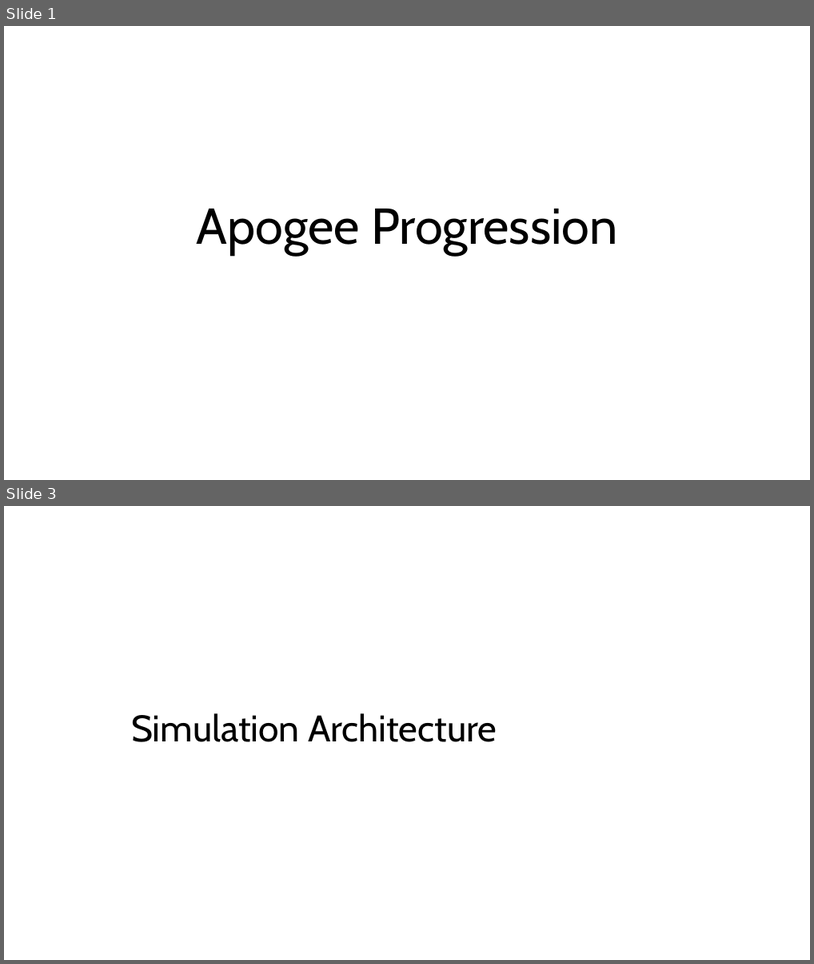
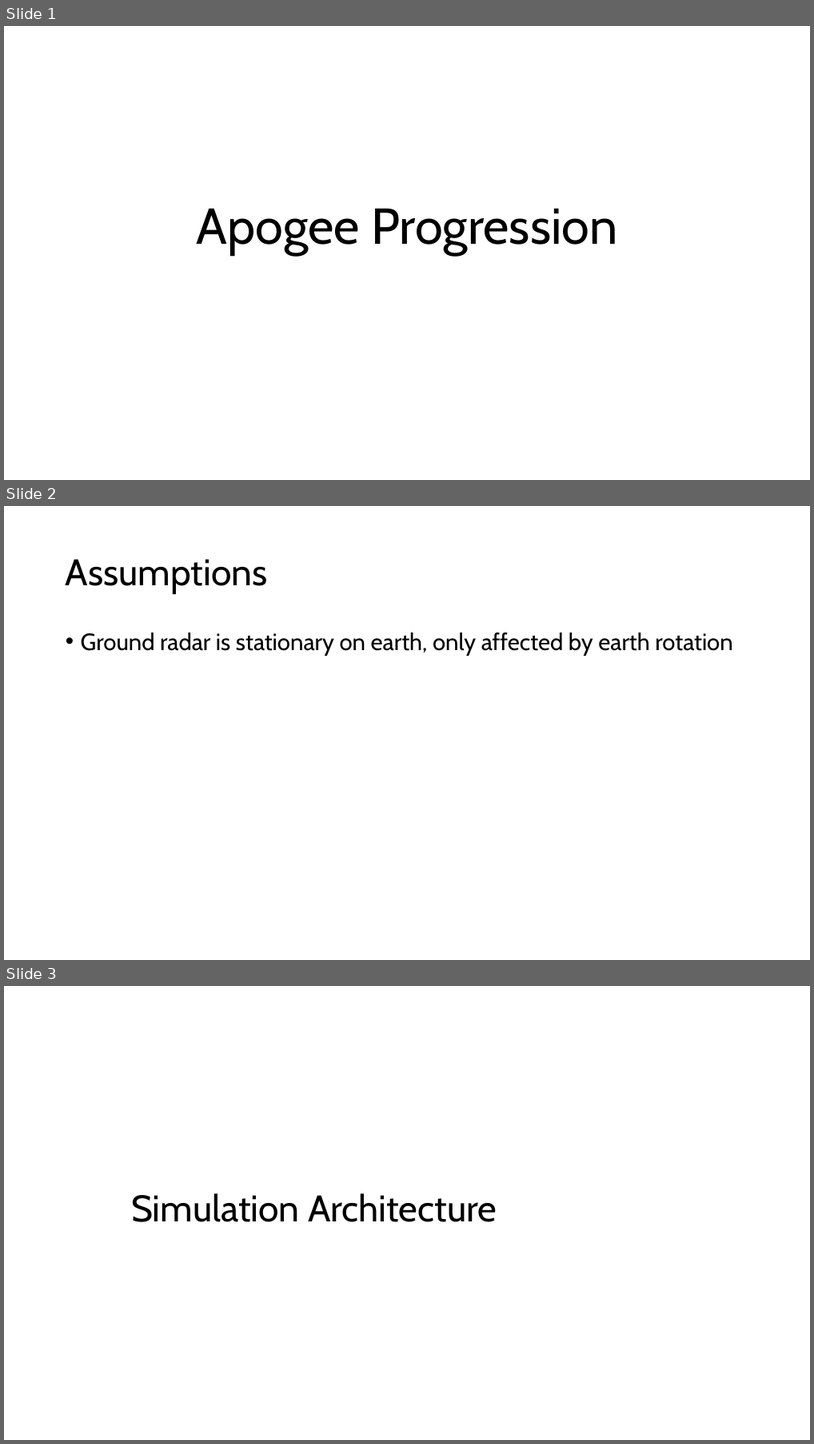
Before and after one commit to jeremyjestel/apogee, a slide deck: docs/Apogee_Progession.pptx. Shown one above the other, each under a label of ours: slides 1 and 3 before the commit, slides 1, 2 and 3 after it; the slides between them are not shown. The pictures are 814x964 and 814x1444 pixels, drawn with LibreOffice and Linux fonts; fonts in the diff are those of the drawing. Boxes give left, top, right and bottom in pixels: in the first picture for what was removed or moved away, otherwise in the second. Text is boxed around its words. In the diff, an @@ line names an element or a change of style, - is before the commit and + after.

```diff
--- a/docs/Apogee_Progession.pptx
+++ b/docs/Apogee_Progession.pptx
@@ slide 2 added at <box>4,506,810,960</box>, background #FFFFFF @@
@@ title added at <box>66,559,268,594</box>, 44 pt, text #000000 @@
+Assumptions
@@ text added at <box>81,632,733,656</box>, 28 pt, text #000000 @@
+• Ground radar is stationary on earth, only affected by earth rotation
```
Also in this commit, not shown: 3 slides changed, 1 other slide added, 1 slide removed, 11 other files.
